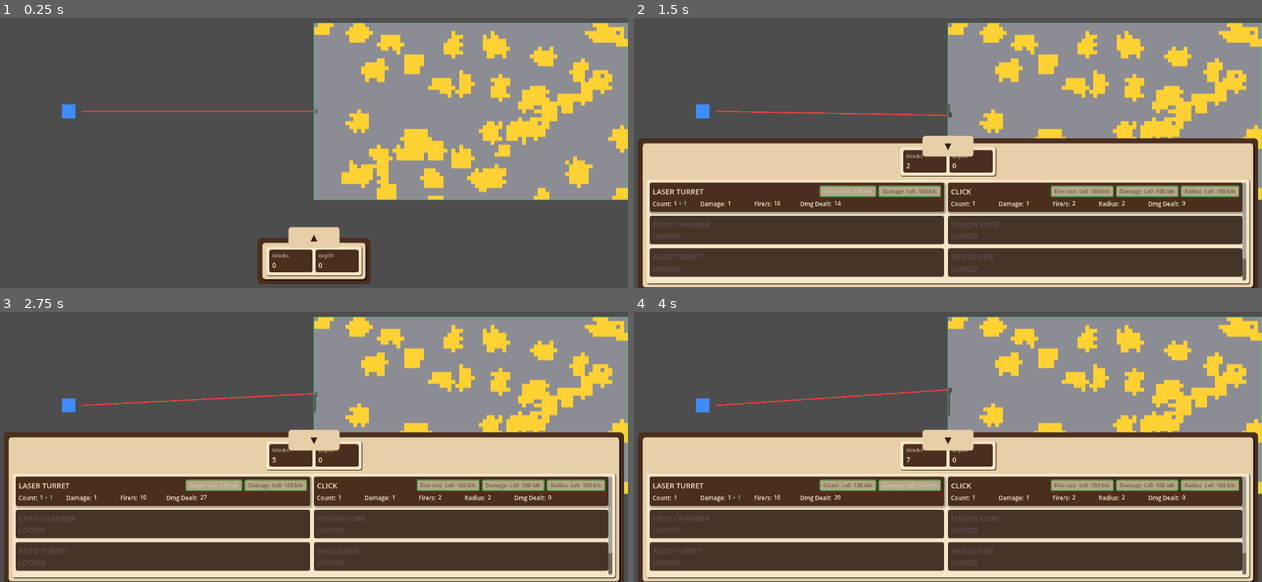
Above: before the commit, frames 1-4 (two rows, left to right).
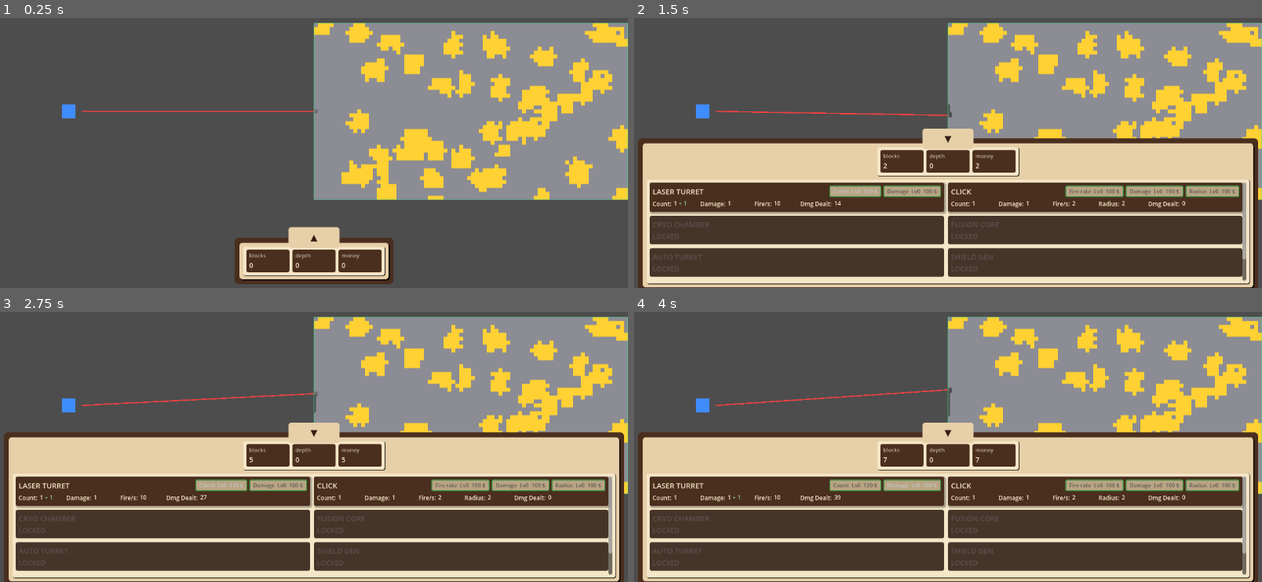
Above: after the commit, the same moments.

Repository: caboyd/blast_game
Game: Godot game, scene res://scenes/Main.tscn
Two runs of this game, one before a commit and one after it. Both use one fixed random seed, a clock stepped at 60 frames per second and the inputs below.
Inputs (mouse positions are in pixels of both pictures, inside the frame that each line leads up to):
- Up to frame 1 (0.25 s): no input
- Up to frame 2 (1.5 s): click "▲" at 0.5 s; click (847, 190) at 1.25 s, where only the run before the commit has a clickable "Count Lv0 120 blk"
- Up to frame 3 (2.75 s): click (219, 484) at 2 s, where only the run after the commit has a clickable "Count Lv0 120 $"
- Up to frame 4 (4 s): click (910, 484) at 2.75 s, where only the run before the commit has a clickable "Damage Lv0 100 blk"; click (910, 484) at 3.5 s, where only the run after the commit has a clickable "Damage Lv0 100 $"

The runs differ from the first frame. In frame 1, 1.8% of the frame differs, in the area x 37-63%, y 81-99%; in frame 2, 2.2%, in the area x 29-96%, y 40-67%; in frame 3, 2.2%; in frame 4, 2.2%.

Commit message:
Add money economy, HUD layout tweaks, expanded handle offset
- Track money on GameStatistics; rock cells grant 1, gold 15 on destroy.
- Upgrades compare and deduct money via UpgradeBus (spend on purchase).
- Show money in bottom stats; upgrade costs display as currency.
- Stats row uses wide grid column count and horizontal scroll; portrait no longer forces single column for stats.
- Raise expand/collapse handle 15px when HUD is expanded (configurable export).

Made-with: Cursor

Diff:
--- a/scenes/ui/BottomHUD.tscn
+++ b/scenes/ui/BottomHUD.tscn
@@ -59,8 +59,8 @@
 custom_minimum_size = Vector2(0, 0)
 layout_mode = 2
 size_flags_vertical = 4
-horizontal_scroll_mode = 0
-vertical_scroll_mode = 1
+horizontal_scroll_mode = 1
+vertical_scroll_mode = 0
 
 [node name="StatsGrid" type="GridContainer" parent="Outer/Inner/MainVBox/StatsRow/StatsSection/StatsScroll"]
 layout_mode = 2
@@ -68,8 +68,8 @@
 theme_override_constants/h_separation = 6
 theme_override_constants/v_separation = 6
 script = ExtResource("5")
-columns_horizontal = 2
-force_single_column_when_portrait = true
+columns_horizontal = 32
+force_single_column_when_portrait = false
 
 [node name="StatsSpacerR" type="Control" parent="Outer/Inner/MainVBox/StatsRow"]
 layout_mode = 2
--- a/scripts/stats/GameStatistics.gd
+++ b/scripts/stats/GameStatistics.gd
@@ -10,6 +10,8 @@
 const CLICK_FIRE_RATE_STEP := 0.95
 
 var total_blocks_destroyed: int = 0
+## Currency earned from destroying blocks; spent on upgrades.
+var money: int = 0
 var furthest_depth_cells: int = 0
 ## Total HP removed from block cells (not the same as blocks destroyed).
 var damage_to_blocks_turret: int = 0
@@ -89,6 +91,23 @@
 	stats_changed.emit()
 
 
+func add_money(amount: int) -> void:
+	if amount <= 0:
+		return
+	money += amount
+	stats_changed.emit()
+
+
+func spend_money(amount: int) -> bool:
+	if amount <= 0:
+		return true
+	if amount > money:
+		return false
+	money -= amount
+	stats_changed.emit()
+	return true
+
+
 func update_depth_in_cells(instantaneous_depth: int) -> void:
 	if instantaneous_depth <= furthest_depth_cells:
 		return
--- a/scripts/systems/UpgradeBus.gd
+++ b/scripts/systems/UpgradeBus.gd
@@ -56,7 +56,7 @@
 func can_afford(id: StringName) -> bool:
 	if not DEFS.has(id):
 		return false
-	return GameStatistics.total_blocks_destroyed >= get_cost(id)
+	return GameStatistics.money >= get_cost(id)
 
 
 func can_purchase(id: StringName) -> bool:
@@ -70,6 +70,9 @@
 		return false
 	if not can_afford(id):
 		return false
+	var cost := get_cost(id)
+	if not GameStatistics.spend_money(cost):
+		return false
 	var new_level := get_level(id) + 1
 	_levels[id] = new_level
 	upgrade_purchased.emit(id, new_level)
--- a/scripts/target/DestructibleTarget.gd
+++ b/scripts/target/DestructibleTarget.gd
@@ -10,6 +10,8 @@
 
 ## Not const: Packed* constructors are not compile-time constants in GDScript.
 static var TYPE_MAX_HP: PackedInt32Array = PackedInt32Array([0, 5, 50])
+## Money granted when a cell of this type is fully destroyed (index = type id).
+static var TYPE_MONEY: PackedInt32Array = PackedInt32Array([0, 1, 15])
 static var TYPE_COLOR: PackedColorArray = PackedColorArray([
 	Color(0.0, 0.0, 0.0, 0.0),
 	Color(0.55, 0.55, 0.58, 1.0),
@@ -99,6 +101,7 @@
 	var changed_any := false
 	var destroyed_count := 0
 	var damage_batch := 0
+	var money_batch := 0
 	for dy in range(-r_cells, r_cells + 1):
 		for dx in range(-r_cells, r_cells + 1):
 			if dx * dx + dy * dy > r_cells * r_cells:
@@ -110,6 +113,7 @@
 			var idx := cy * _grid_w + cx
 			if _cells[idx] == TYPE_EMPTY:
 				continue
+			var old_type := int(_cells[idx])
 			var dres := _damage_cell_idx(idx, amount)
 			var code := dres.x
 			var hp_rm := dres.y
@@ -119,9 +123,13 @@
 				changed_any = true
 			if code == 2:
 				destroyed_count += 1
+				if old_type >= 0 and old_type < TYPE_MONEY.size():
+					money_batch += int(TYPE_MONEY[old_type])
 
 	if destroyed_count > 0:
 		GameStatistics.add_blocks_destroyed(destroyed_count)
+	if money_batch > 0:
+		GameStatistics.add_money(money_batch)
 	if damage_batch > 0:
 		GameStatistics.add_block_damage(damage_batch, damage_source)
 
@@ -145,6 +153,7 @@
 	var idx := cell.y * _grid_w + cell.x
 	if _cells[idx] == TYPE_EMPTY:
 		return false
+	var old_type := int(_cells[idx])
 	var dres := _damage_cell_idx(idx, amount)
 	var code := dres.x
 	var hp_rm := dres.y
@@ -154,6 +163,8 @@
 		GameStatistics.add_block_damage(hp_rm, damage_source)
 	if code == 2:
 		GameStatistics.add_blocks_destroyed(1)
+		if old_type >= 0 and old_type < TYPE_MONEY.size():
+			GameStatistics.add_money(int(TYPE_MONEY[old_type]))
 	_try_mark_destroyed()
 	_leftmost_solid_dirty = true
 	_mask_dirty = true
--- a/scripts/ui/BottomHUD.gd
+++ b/scripts/ui/BottomHUD.gd
@@ -6,6 +6,7 @@
 const DEFAULT_STAT_CONFIG: Array[Dictionary] = [
 	{"id": &"blocks", "name": "blocks"},
 	{"id": &"depth", "name": "depth"},
+	{"id": &"money", "name": "money"},
 ]
 
 ## Per-source `upgrades` entries map to UpgradeBus.DEFS. Optional `max_level` in DEFS caps levels; omit for infinite.
@@ -56,7 +57,8 @@
 ## If empty, DEFAULT_UPGRADE_CONFIG used. Each entry is either a locked stub (`id`, `name`, `disabled`: true) or a source card with `stats` and `upgrades` arrays.
 @export var upgrade_config: Array[Dictionary] = []
 
-@export var stats_columns_horizontal: int = 2:
+## High enough that stats stay on one row until the row exceeds the viewport (use horizontal scroll).
+@export var stats_columns_horizontal: int = 32:
 	set(v):
 		stats_columns_horizontal = maxi(1, v)
 		if stats_grid:
@@ -73,6 +75,9 @@
 
 ## Horizontal inset from screen edges when expanded (anchor left/right 0..1).
 @export var expanded_margin_horizontal: float = 8.0
+
+## Moves the expand/collapse handle up by this many pixels when the HUD is expanded (same height, shifted).
+@export var expanded_handle_raise_px: float = 15.0
 
 @onready var outer: PanelContainer = $Outer
 @onready var handle_wrap: PanelContainer = $HandleWrap
@@ -86,9 +91,13 @@
 var _hud_layout_ready: bool = false
 
 var _stat_items: Dictionary = {}  # StringName -> StatItem (instanced)
+var _handle_wrap_offset_top_base: float = 0.0
+var _handle_wrap_offset_bottom_base: float = 0.0
 
 
 func _ready() -> void:
+	_handle_wrap_offset_top_base = handle_wrap.offset_top
+	_handle_wrap_offset_bottom_base = handle_wrap.offset_bottom
 	collapse_handle.pressed.connect(_on_collapse_handle_pressed)
 	stats_grid.columns_horizontal = stats_columns_horizontal
 	upgrades_grid.columns_horizontal = upgrades_columns_horizontal
@@ -114,9 +123,13 @@
 		_set_expanded_horizontal_layout()
 		offset_top = expanded_offset_top
 		collapse_handle.text = "▼"
+		handle_wrap.offset_top = _handle_wrap_offset_top_base - expanded_handle_raise_px
+		handle_wrap.offset_bottom = _handle_wrap_offset_bottom_base - expanded_handle_raise_px
 		call_deferred("_fit_stats_scroll_height")
 	else:
 		collapse_handle.text = "▲"
+		handle_wrap.offset_top = _handle_wrap_offset_top_base
+		handle_wrap.offset_bottom = _handle_wrap_offset_bottom_base
 		_fit_collapsed_height()
 
 
@@ -274,7 +287,7 @@
 		if UpgradeBus.is_maxed(uid) and UpgradeBus.get_level(uid) > 0:
 			return "MAX"
 		return "—"
-	return "%d blk" % UpgradeBus.get_cost(uid)
+	return "%d $" % UpgradeBus.get_cost(uid)
 
 
 func _read_string_name(d: Dictionary, key: String) -> StringName:
@@ -343,6 +356,8 @@
 				item.set_value(str(GameStatistics.total_blocks_destroyed))
 			"depth":
 				item.set_value(str(GameStatistics.furthest_depth_cells))
+			"money":
+				item.set_value(str(GameStatistics.money))
 			_:
 				item.set_value("—")
 	_refresh_upgrades()
